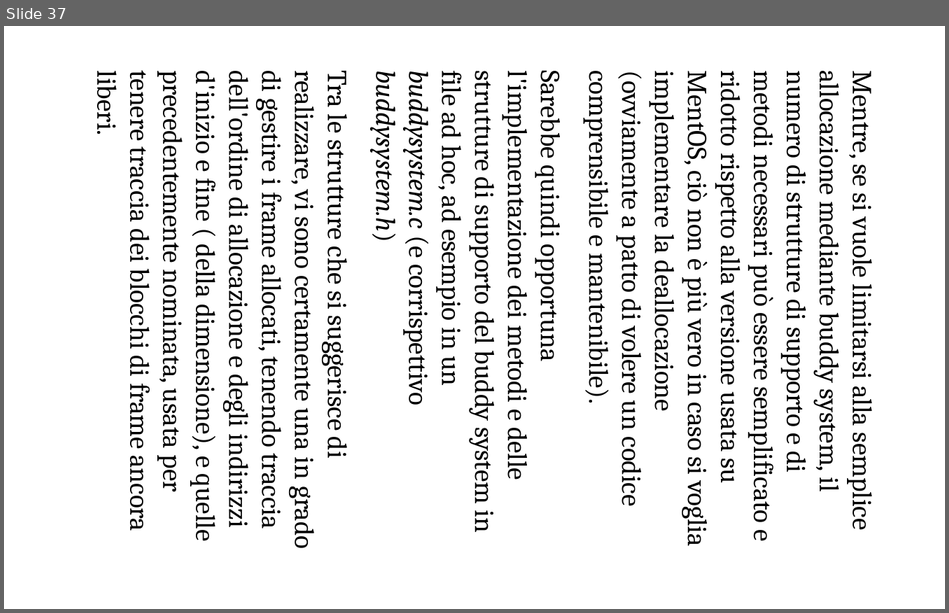
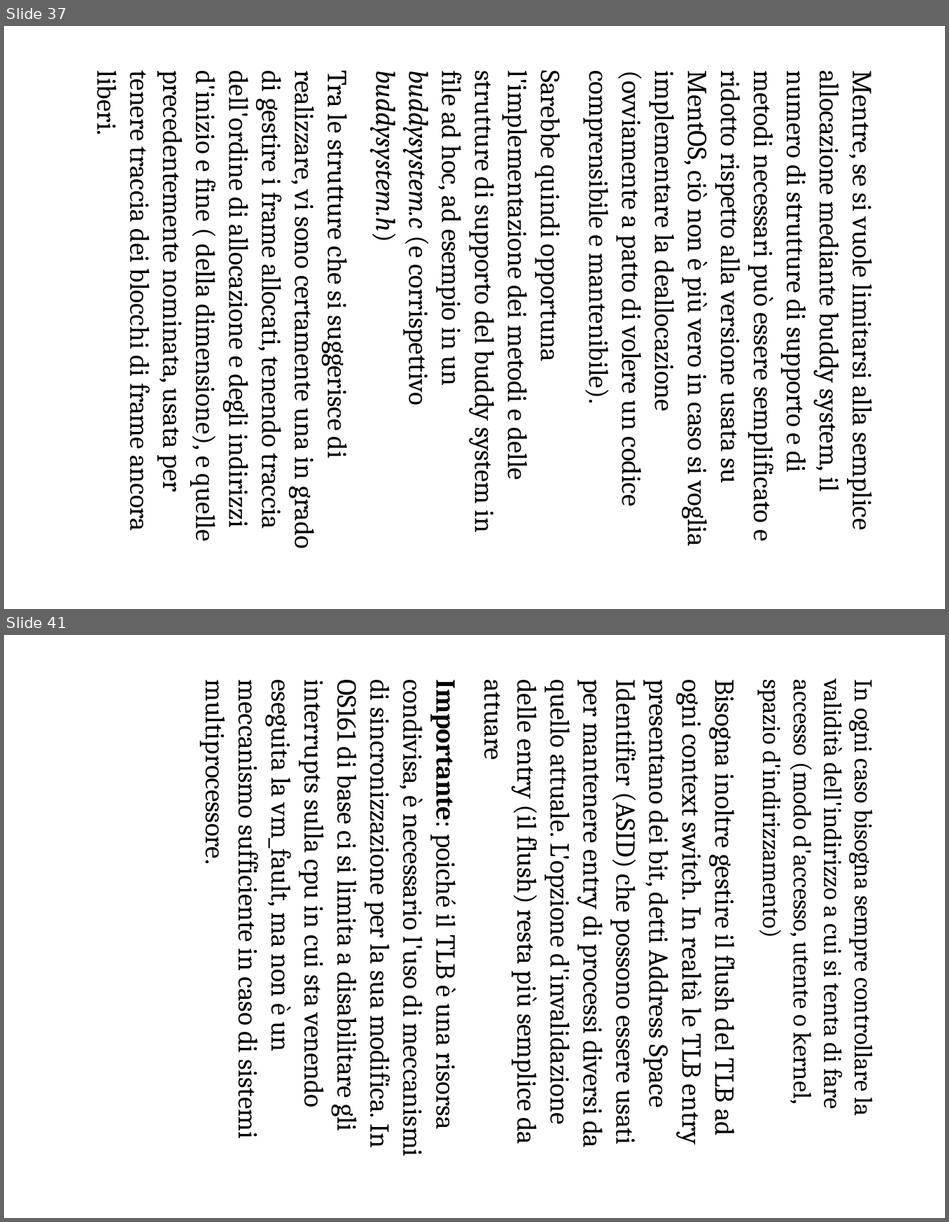
Before and after one commit to ProgrammazioneDiSistema2023-IA-ZZ/Group04, a slide deck: MentOS - Gestione Memoria.odp. Shown one above the other, each under a label of ours: slide 37 before the commit, slides 37 and 41 after it; the slides between them are not shown. The pictures are 949x613 and 949x1222 pixels, drawn with LibreOffice and Linux fonts; fonts in the diff are those of the drawing. Boxes give left, top, right and bottom in pixels: in the first picture for what was removed or moved away, otherwise in the second. Text is boxed around its words. In the diff, an @@ line names an element or a change of style, - is before the commit and + after.

```diff
--- a/MentOS - Gestione Memoria.odp
+++ b/MentOS - Gestione Memoria.odp
@@ slide 41 added at box(4, 635, 945, 1218), background #FFFFFF @@
@@ text added at box(199, 681, 881, 1153), 28 pt, text #000000 @@
+In ogni caso bisogna sempre controllare la validità dell'indirizzo a cui si tenta di fare accesso (modo d'accesso, utente o kernel, spazio d'indirizzamento)
+Bisogna inoltre gestire il flush del TLB ad ogni context switch. In realtà le TLB entry presentano dei bit, detti Address Space Identifier (ASID) che possono essere usati per mantenere entry di processi diversi da quello attuale. L'opzione d'invalidazione delle entry (il flush) resta più semplice da attuare
+Importante: poiché il TLB è una risorsa condivisa, è necessario l'uso di meccanismi di sincronizzazione per la sua modifica. In OS161 di base ci si limita a disabilitare gli interrupts sulla cpu in cui sta venendo eseguita la vm_fault, ma non è un meccanismo sufficiente in caso di sistemi multiprocessore.
```
Also in this commit, not shown: 1 slide changed, 9 other slides added, 3 slides removed, 1 other file.
